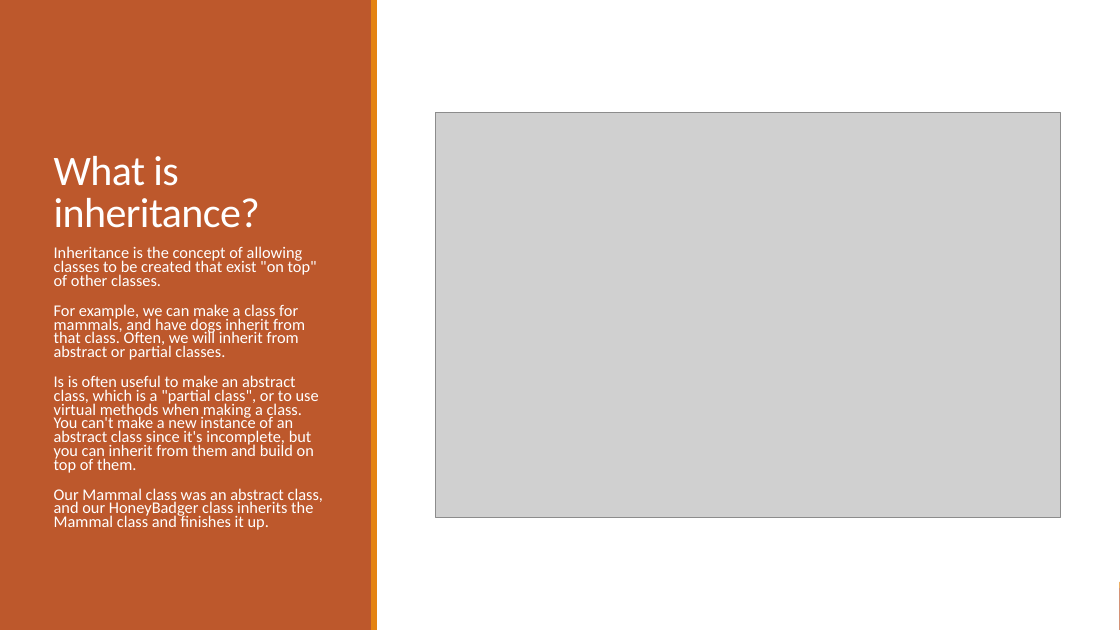
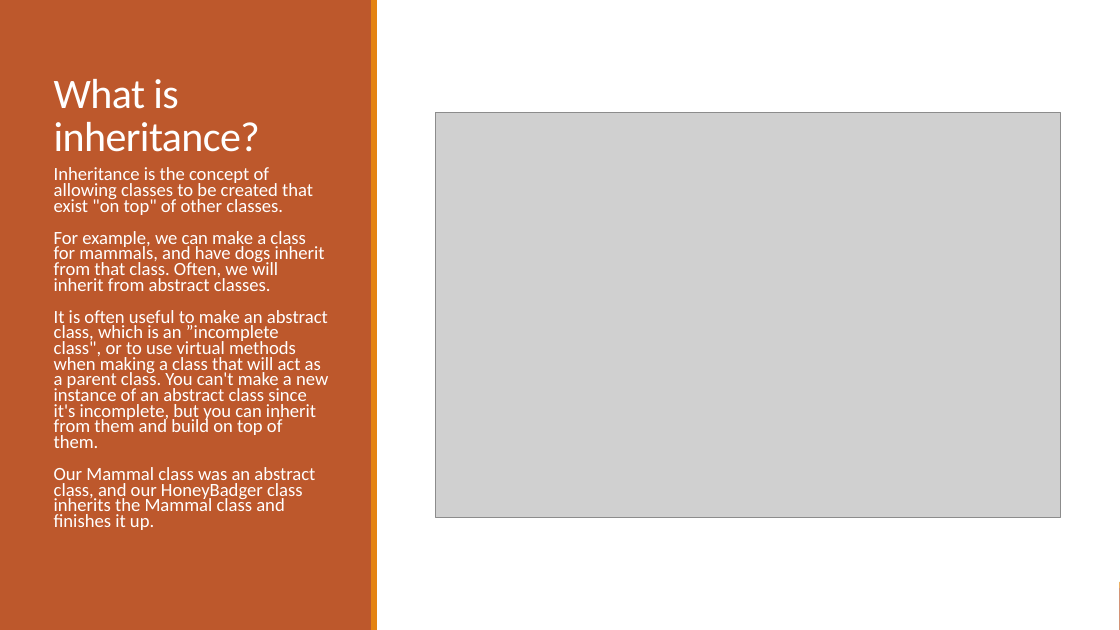
Before and after one commit to Troy-Web-Consulting/twc-training-oop-fundamentals, a slide deck: slide 14 of presentation.pptx. Drawn at 1120x630 pixels with LibreOffice and Linux fonts; fonts in the diff are those of the drawing; grey boxes stand for pictures. Boxes give left, top, right and bottom in pixels: in the first picture for what was removed or moved away, otherwise in the second. Text is boxed around its words. In the diff, an @@ line names an element or a change of style, - is before the commit and + after.

Commit message:
Cleared up abstract class explanation in inheritance slide

```diff
--- a/presentation.pptx
+++ b/presentation.pptx
@@ title "What is inheritance?": place and size @@
-title "What is inheritance?" at [54, 156, 260, 228]
+title "What is inheritance?" at [54, 79, 260, 152]
@@ text "Inheritance is the concept of ...": place and size @@
-text "Inheritance is the concept of ..." at [54, 246, 323, 530]
+text "Inheritance is the concept of ..." at [54, 167, 328, 530]
@@ text at [54, 167, 315, 530]: size 14 to 16 pt in "Inheritance is the concept of allowing classes ...", "Our Mammal class was an abstract class, ..." @@
@@ text at [54, 231, 328, 448]: text changed; size 14 to 16 pt @@
-  For example, we can make a class for mammals, and have dogs inherit from that class. Often, we will inherit from abstract or partial classes.
-  Is is often useful to make an abstract class, which is a "partial class", or to use virtual methods when making a class. You can't make a new instance of an abstract class since it's incomplete, but you can inherit from them and build on top of them.
+  For example, we can make a class for mammals, and have dogs inherit from that class. Often, we will inherit from abstract classes.
+  It is often useful to make an abstract class, which is an ”incomplete class", or to use virtual methods when making a class that will act as a parent class. You can't make a new instance of an abstract class since it's incomplete, but you can inherit from them and build on top of them.
```
Also in this commit, not shown: 1 other slide changed, 1 other file.
